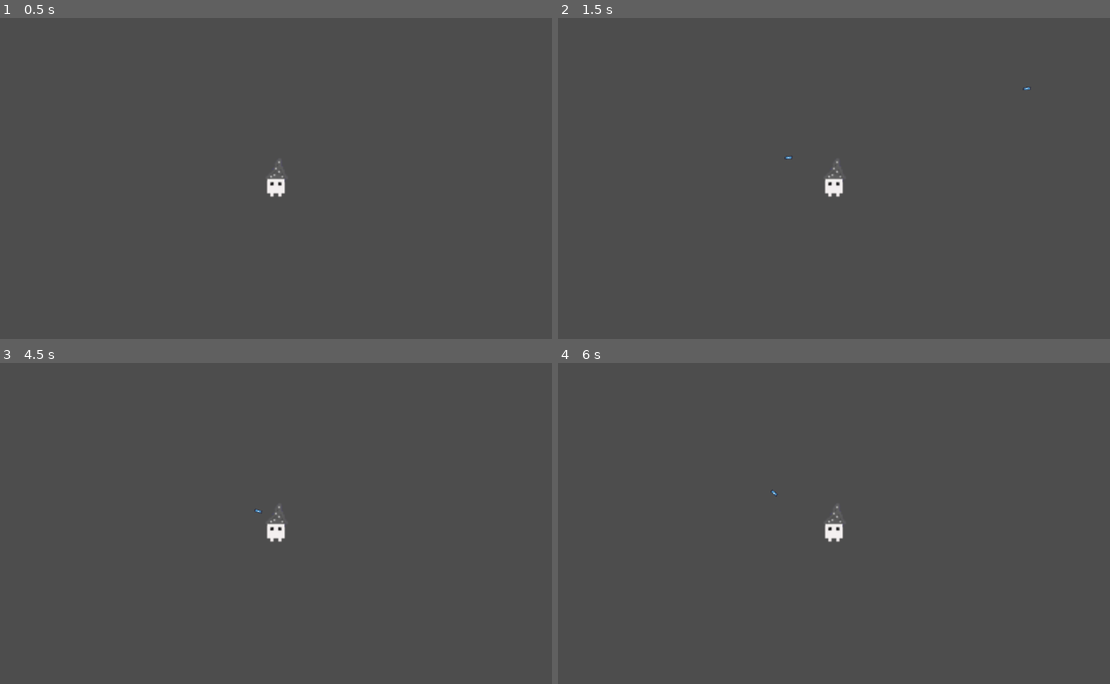
Above: before the commit, frames 1-4 (two rows, left to right).
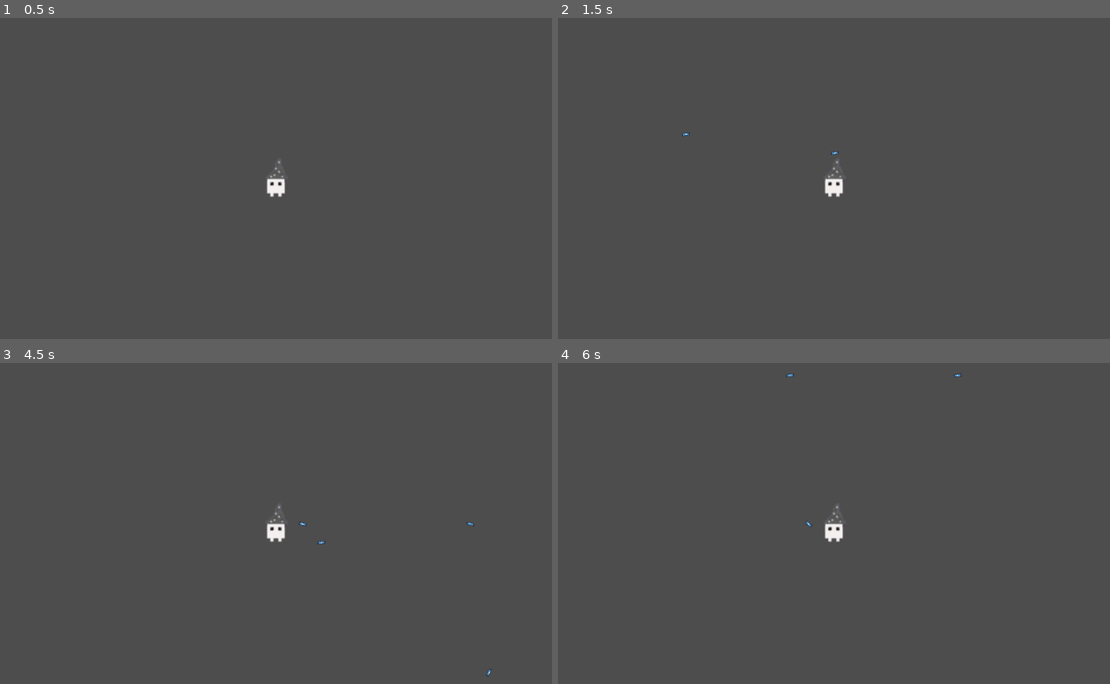
Above: after the commit, the same moments.

Repository: PayWga/light-is-the-way
Game: Godot game, scene res://Prefabs/player.tscn
Same seed, same stepped clock (60 frames per second), same inputs: the game is played once before the commit and once after it. The project has no main scene, so this scene is started directly. The engine's default icon, where the game draws it, is replaced by a stand-in: a white triangle on a blue panel in a dark square.
Inputs (mouse positions are in pixels of both pictures, inside the frame that each line leads up to):
- Up to frame 1 (0.5 s): no input
- Up to frame 2 (1.5 s): tap Enter at 0.5 s; move the mouse to (960, 162) at 0.52 s; hold D (move_right) 0.53-1.28 s; click (960, 162) at 0.6 s; move the mouse to (718, 194) at 1.27 s; hold S (move_down) from 1.28 s (still down); click (718, 194) at 1.35 s
- Up to frame 3 (4.5 s): tap Space at 2 s; move the mouse to (331, 452) at 2.02 s; release S (move_down) at 2.03 s; hold D (move_right) 2.03-2.78 s; click (331, 452) at 2.1 s; move the mouse to (248, 587) at 2.77 s; hold W (move_up) 2.78-3.53 s; click (248, 587) at 2.85 s; tap Enter at 3.5 s; move the mouse to (447, 571) at 3.52 s; hold A (move_left) from 3.53 s (still down); click (447, 571) at 3.6 s; move the mouse to (104, 475) at 4.27 s; click (104, 475) at 4.35 s
- Up to frame 4 (6 s): move the mouse to (861, 523) at 5.02 s; release A (move_left) at 5.03 s; hold S (move_down) 5.03-5.78 s; click (861, 523) at 5.1 s; tap Space at 5.75 s; move the mouse to (751, 443) at 5.77 s; hold D (move_right) from 5.78 s (still down); click (751, 443) at 5.85 s

Frame 1 is identical in both runs. In frame 2, less than 0.1% of the frame differs, in the area x 22-86%, y 21-45%; in frame 3, less than 0.1%, in the area x 46-90%, y 45-98%; in frame 4, less than 0.1%.

Commit message:
Initialized basic colors framework

Diff:
--- /dev/null
+++ b/Prefabs/Colors/ColorBase.tscn
@@ -0,0 +1,16 @@
+[gd_scene load_steps=4 format=3 uid="uid://b2vli0qxo5224"]
+
+[ext_resource type="Script" path="res://Scripts/ColorScripts/ColorsBaseScripts/PrimaryAttackBase.gd" id="1_n80l6"]
+[ext_resource type="Script" path="res://Scripts/ColorScripts/ColorsBaseScripts/SecondaryAttackBase.gd" id="2_2ro6t"]
+[ext_resource type="Script" path="res://Scripts/ColorScripts/ColorsBaseScripts/DashBase.gd" id="3_dbeoy"]
+
+[node name="ColorBase" type="Node2D"]
+
+[node name="PrimaryAttack" type="Node2D" parent="."]
+script = ExtResource("1_n80l6")
+
+[node name="SecondaryAttack" type="Node2D" parent="."]
+script = ExtResource("2_2ro6t")
+
+[node name="Dash" type="Node2D" parent="."]
+script = ExtResource("3_dbeoy")
--- /dev/null
+++ b/Scripts/ColorScripts/ColorsBaseScripts/DashBase.gd
@@ -0,0 +1,20 @@
+extends Node2D
+
+var DashCooldown: int
+var DashRange: int
+var DashInvulnerabilityTime: int
+var DashDamage: int
+
+
+# Called when the node enters the scene tree for the first time.
+func _ready():
+	pass # Replace with function body.
+
+
+# Called every frame. 'delta' is the elapsed time since the previous frame.
+func _process(delta):
+	pass
+
+
+func Dash():
+	pass
--- /dev/null
+++ b/Scripts/ColorScripts/ColorsBaseScripts/PrimaryAttackBase.gd
@@ -0,0 +1,24 @@
+extends Node2D
+
+var AttackDamage: int
+var AttackCooldown: int
+var ProjectileSpeed: int
+var Projectile: PackedScene
+
+# Called when the node enters the scene tree for the first time.
+func _ready():
+	pass # Replace with function body.
+
+
+# Called every frame. 'delta' is the elapsed time since the previous frame.
+func _process(delta):
+	pass
+
+
+func Shoot():
+	var new_bullet = Projectile.instantiate()
+	new_bullet.global_position = %ShootingPoint.global_position
+	new_bullet.global_rotation = %ShootingPoint.global_rotation
+	get_tree().root.add_child(new_bullet)
+	new_bullet.setProjectileSpeed(ProjectileSpeed)
+	new_bullet.setProjectileDamage(AttackDamage)
--- /dev/null
+++ b/Scripts/ColorScripts/ColorsBaseScripts/SecondaryAttackBase.gd
@@ -0,0 +1,24 @@
+extends Node2D
+
+var AttackDamage: int
+var AttackCooldown: int
+var ProjectileSpeed: int
+var Projectile: PackedScene
+
+# Called when the node enters the scene tree for the first time.
+func _ready():
+	pass # Replace with function body.
+
+
+# Called every frame. 'delta' is the elapsed time since the previous frame.
+func _process(delta):
+	pass
+
+
+func Shoot():
+	var new_bullet = Projectile.instantiate()
+	new_bullet.global_position = %ShootingPoint.global_position
+	new_bullet.global_rotation = %ShootingPoint.global_rotation
+	get_tree().root.add_child(new_bullet)
+	new_bullet.setProjectileSpeed(ProjectileSpeed)
+	new_bullet.setProjectileDamage(AttackDamage)
--- a/Scripts/bullet.gd
+++ b/Scripts/bullet.gd
@@ -1,6 +1,7 @@
 extends Area2D
 
-const SPEED = 800.0
+var SPEED = 0
+var DAMAGE = 0
 
 
 func _physics_process(delta):
@@ -10,3 +11,10 @@
 
 func _on_visible_on_screen_notifier_2d_screen_exited():
 	queue_free()
+
+
+func setProjectileSpeed(ProjectileSpeed):
+	SPEED = ProjectileSpeed
+
+func setProjectileDamage(ProjectileDamage):
+	DAMAGE = ProjectileDamage
